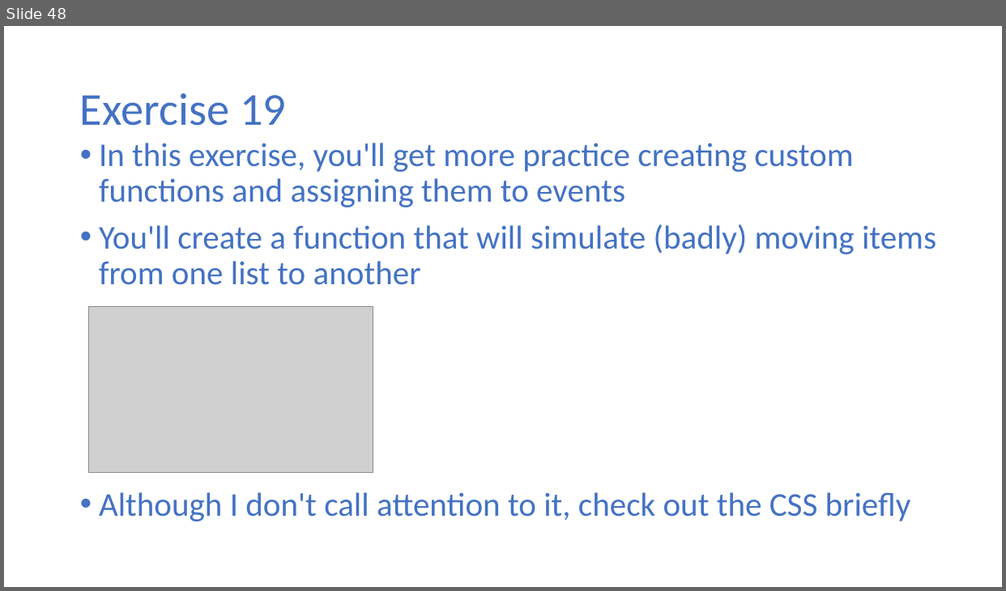
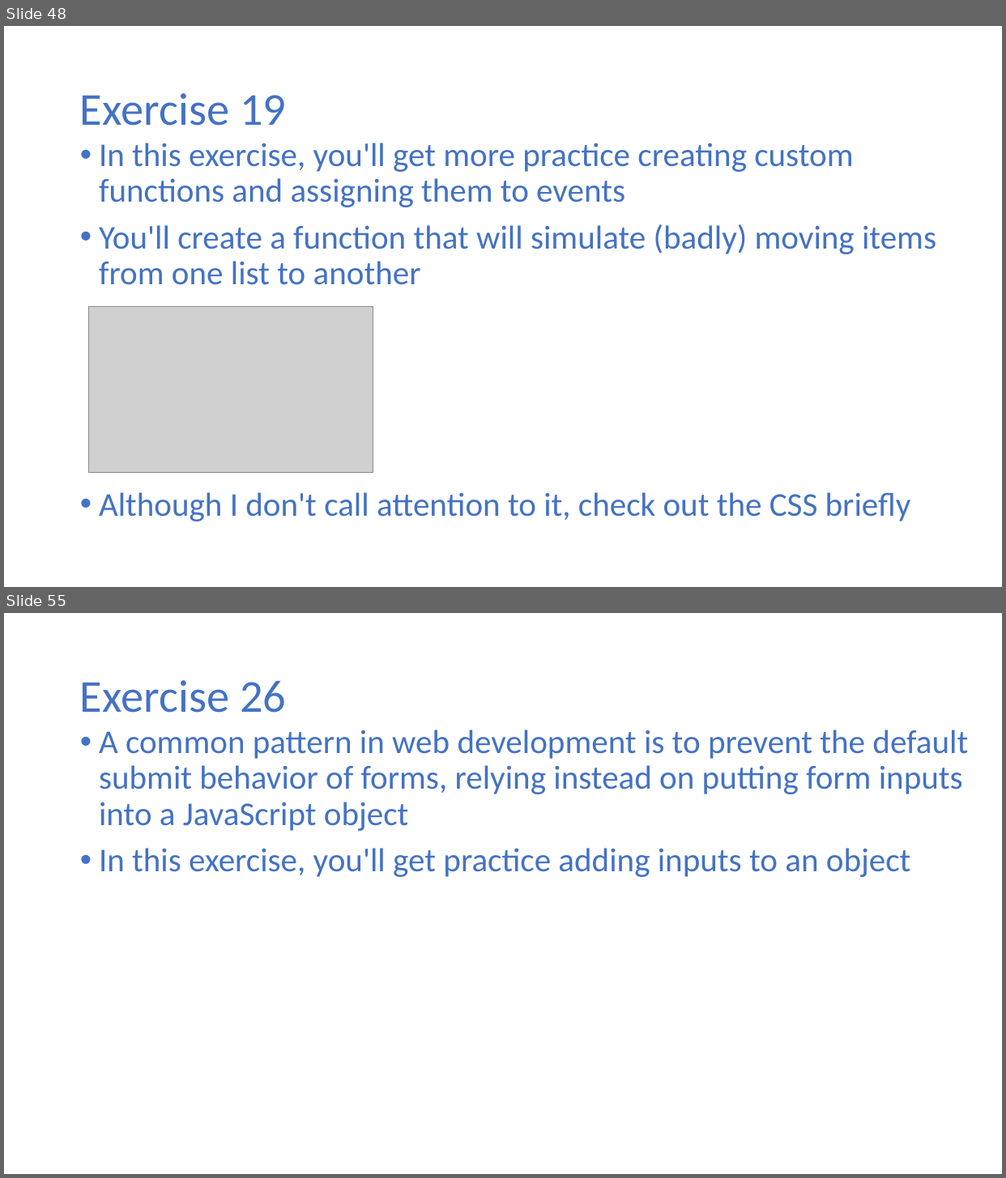
Before and after one commit to halbhelms/codingcareer, a slide deck: public/video-presentation/video-presentation.pptx. Shown one above the other, each under a label of ours: slide 48 before the commit, slides 48 and 55 after it; the slides between them are not shown. The pictures are 1006x591 and 1006x1178 pixels, drawn with LibreOffice and Linux fonts; fonts in the diff are those of the drawing; grey boxes stand for pictures. Boxes give left, top, right and bottom in pixels: in the first picture for what was removed or moved away, otherwise in the second. Text is boxed around its words. In the diff, an @@ line names an element or a change of style, - is before the commit and + after.

```diff
--- a/public/video-presentation/video-presentation.pptx
+++ b/public/video-presentation/video-presentation.pptx
@@ slide 55 added at <box>4,613,1002,1174</box>, background #FFFFFF @@
@@ title added at <box>80,680,286,713</box>, 44 pt, text #4472C4 @@
+Exercise 26
@@ text added at <box>99,730,968,877</box>, 32 pt, text #4472C4 @@
+• A common pattern in web development is to prevent the default submit behavior of forms, relying instead on putting form inputs into a JavaScript object
+• In this exercise, you'll get practice adding inputs to an object
```
Also in this commit, not shown: 8 other slides added, 1 other file.
